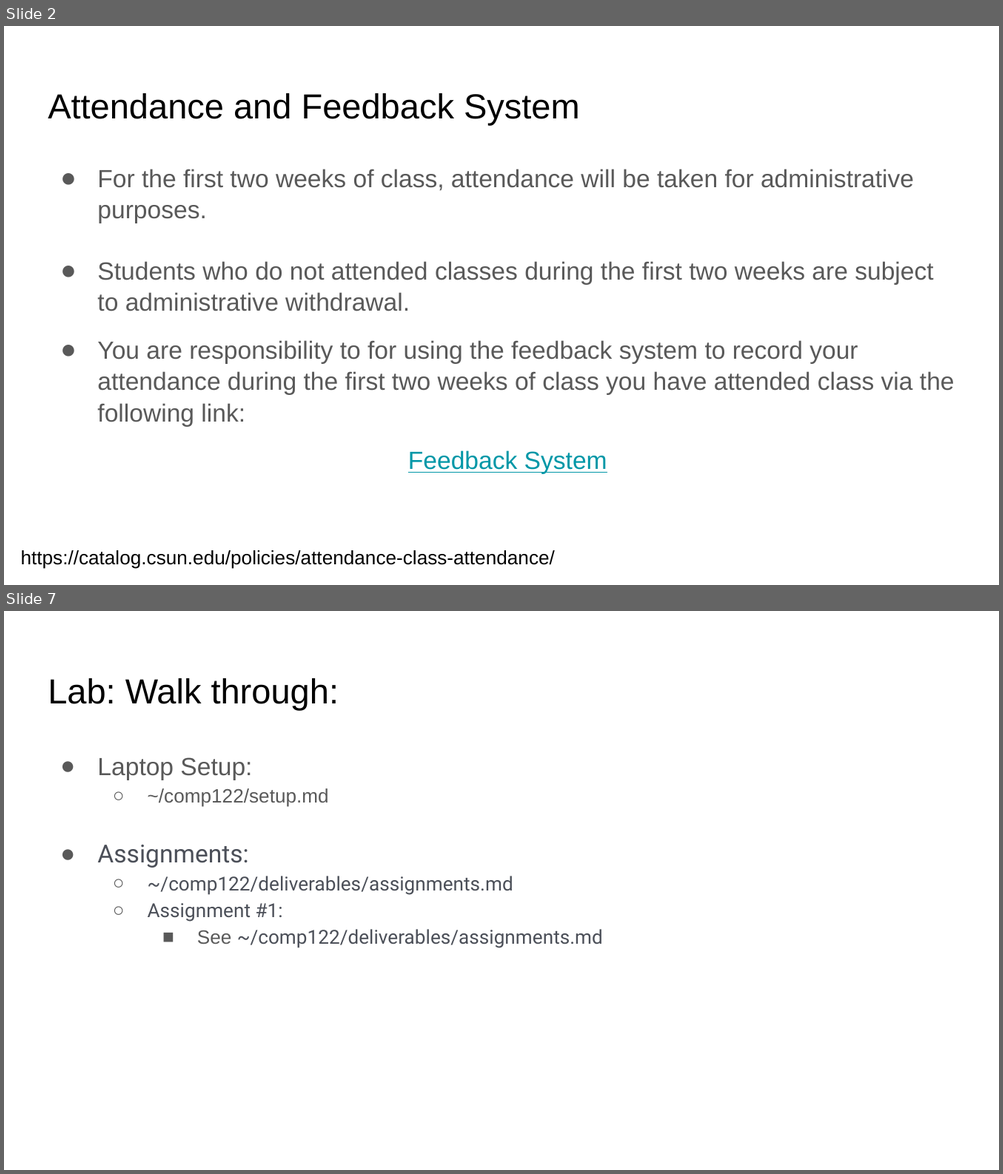
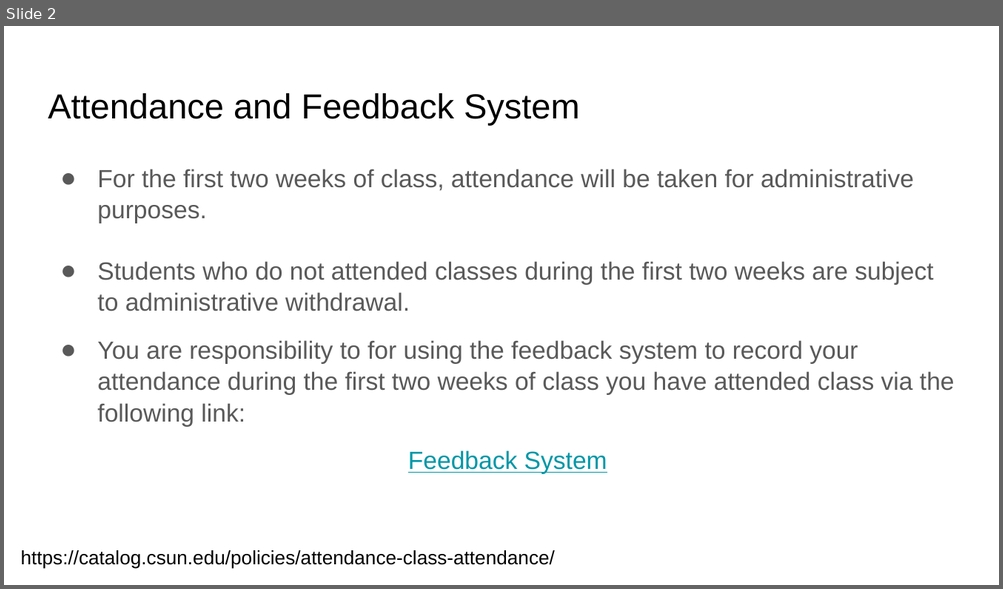
Before and after one commit to COMP122/comp122-f24, a slide deck: administrative/slide_presentations/.hidden/day1_agenda.pptx. Shown one above the other, each under a label of ours: slides 2 and 7 before the commit, slide 2 after it; the slides between them are not shown. The pictures are 1003x1174 and 1003x589 pixels, drawn with LibreOffice and Linux fonts; fonts in the diff are those of the drawing. Boxes give left, top, right and bottom in pixels: in the first picture for what was removed or moved away, otherwise in the second. Text is boxed around its words. In the diff, an @@ line names an element or a change of style, - is before the commit and + after.

```diff
--- a/administrative/slide_presentations/.hidden/day1_agenda.pptx
+++ b/administrative/slide_presentations/.hidden/day1_agenda.pptx
@@ slide 7 removed at box(4, 611, 999, 1170), background #FFFFFF @@
@@ title removed at box(48, 678, 338, 710) @@
-Lab: Walk through:
@@ text removed at box(97, 758, 603, 948) @@
-● Laptop Setup:
-  ○ ~/comp122/setup.md
-● Assignments:
-  ○ ~/comp122/deliverables/assignments.md
-  ○ Assignment #1:
-    ■ See ~/comp122/deliverables/assignments.md
```
Also in this commit, not shown: 4 slides changed, 2 slides added, 6 other files.
